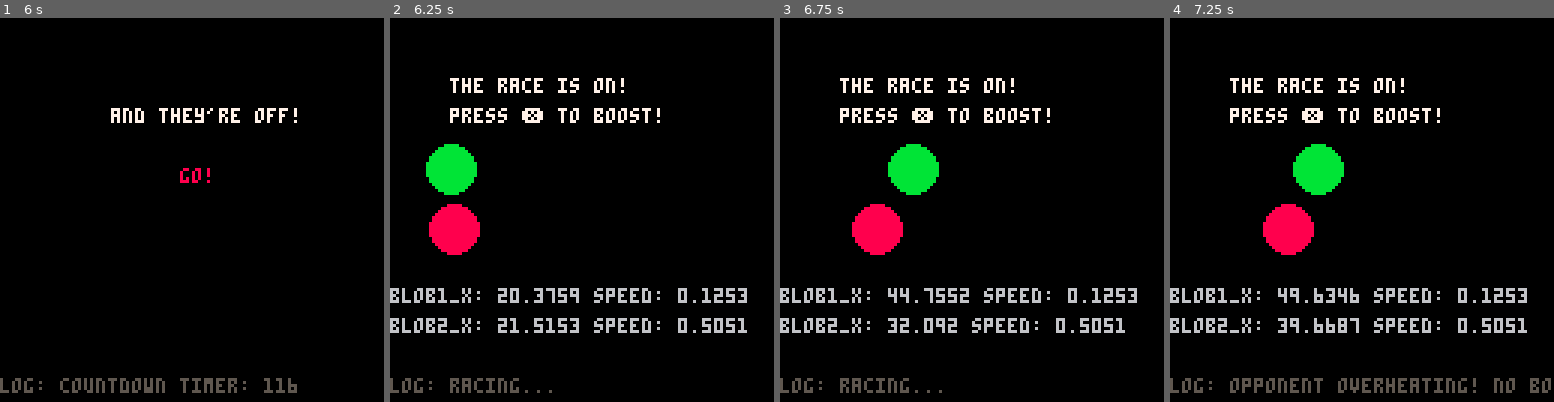
Above: before the commit, frames 1-4 (left to right).
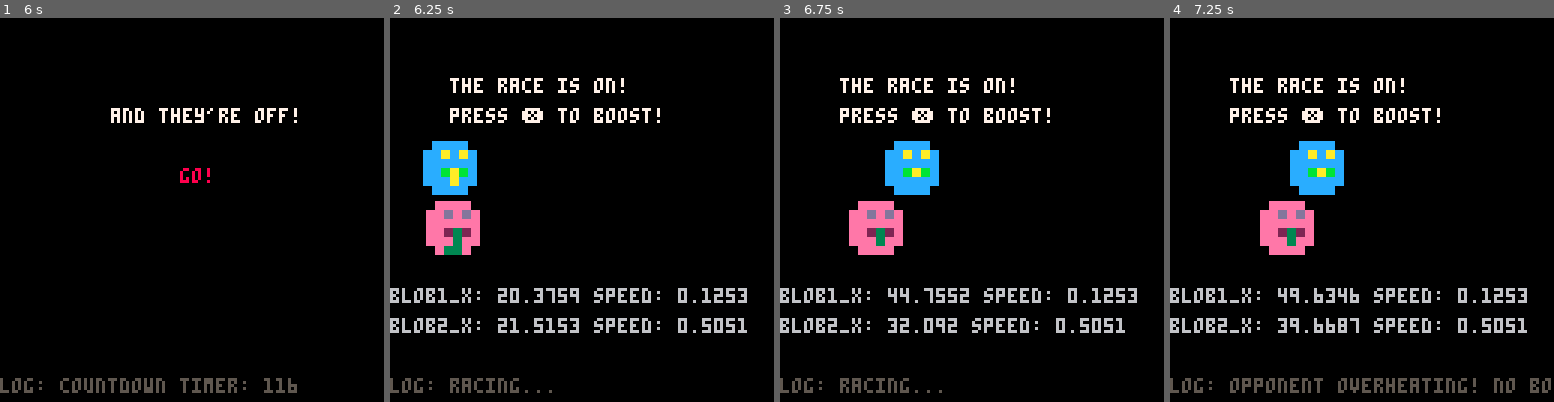
Above: after the commit, the same moments.

Repository: geopet/formula-blob
Game: PICO-8 cartridge blob_race.p8
Two runs of this game, one before a commit and one after it. Both use one fixed random seed, a clock stepped at 60 frames per second and the inputs below.
Inputs:
- Up to frame 1 (6 s): tap X (X key) at 0.33, 1.07, 1.85, 2.97, 4.08, 5.2 s; tap O (Z key) at 0.7, 1.7, 2.1, 2.5, 2.9, 3.3, 3.7, 4.1, 4.5, 4.9, 5.3, 5.7 s; hold Right 1.6-2.1 s; hold Right 2.47-3.03 s; hold Left 3.08-3.58 s; hold Right 4.02-4.68 s; hold Left 5.08-5.68 s
- Up to frame 2 (6.25 s): hold Right from 6.08 s (still down); tap O (Z key) at 6.1 s
- Up to frame 3 (6.75 s): tap X (X key) at 6.32 s; tap O (Z key) at 6.5 s; release Right at 6.58 s; hold Right from 6.63 s (still down)
- Up to frame 4 (7.25 s): tap O (Z key) at 6.9 s; release Right at 7.13 s

Frame 1 is identical in both runs. In frame 2, 3.4% of the frame differs, in the area x 8-24%, y 32-62%; in frame 3, 3.4%; in frame 4, 3.4%.

Commit message:
feat(blob-sprites): add sprites to race
This adds the sprites to the race screen. Now you can race your sprite!

Reference: 25

Diff:
--- a/blob_race.p8
+++ b/blob_race.p8
@@ -275,15 +275,14 @@
     elseif (state == "racing") then
         print("the race is on!", 20, 20, 7)
 
-
         if (player_overheat) then
             print("boost overheat!", 20, 30, 8)
         else
             print("press ❎ to boost!", 20, 30, 7)
         end
 
-        circfill(blob1_x, blob1_y, 8, 11)
-        circfill(blob2_x, blob2_y, 8, 8)
+        sspr(blob1_sprite_frame * 8, 0, 8, 8, blob1_x - 12, blob1_y - 12, 24, 24, false, false)
+        sspr(blob2_sprite_frame * 8, 0, 8, 8, blob2_x - 12, blob2_y - 12, 24, 24, false, false)
 
         if (logging) then
             print("blob1_x: " .. blob1_x .. " speed: " .. blob1_speed, 0, 90, 6)
